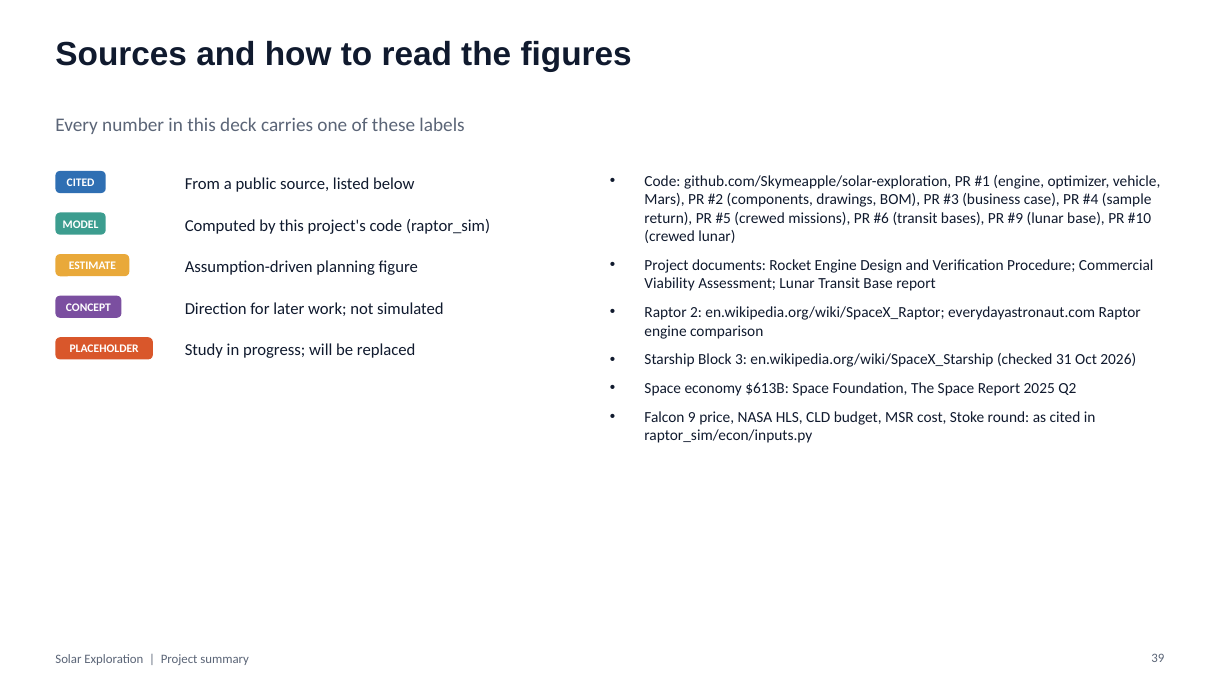
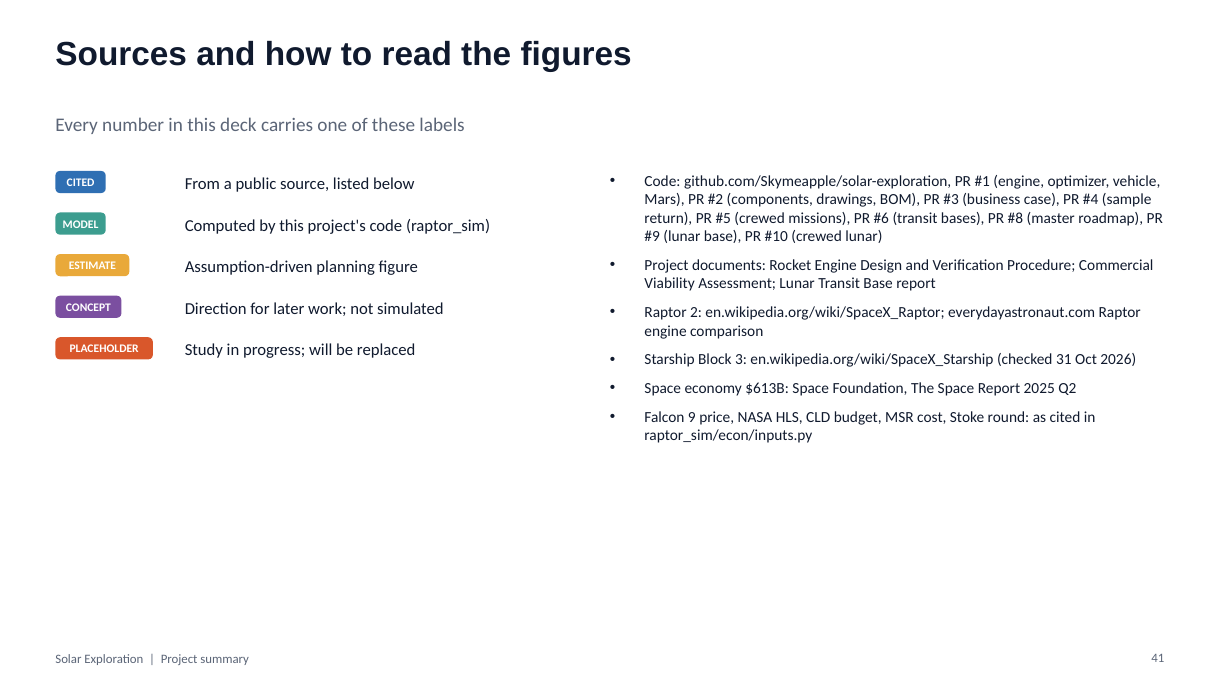
Before and after one commit to Skymeapple/solar-exploration, a slide deck: slide 41 of presentation/Solar_Exploration_Project_Summary.pptx (slide 39 before the commit). Drawn at 1232x693 pixels with LibreOffice and Linux fonts; fonts in the diff are those of the drawing. Boxes give left, top, right and bottom in pixels: in the first picture for what was removed or moved away, otherwise in the second. Text is boxed around its words. In the diff, an @@ line names an element or a change of style, - is before the commit and + after.

```diff
--- a/presentation/Solar_Exploration_Project_Summary.pptx
+++ b/presentation/Solar_Exploration_Project_Summary.pptx
@@ text at bbox=[644, 175, 1163, 243]: text changed @@
-• Code: github.com/Skymeapple/solar-exploration, PR #1 (engine, optimizer, vehicle, Mars), PR #2 (components, drawings, BOM), PR #3 (business case), PR #4 (sample return), PR #5 (crewed missions), PR #6 (transit bases), PR #9 (lunar base), PR #10 (crewed lunar)
+• Code: github.com/Skymeapple/solar-exploration, PR #1 (engine, optimizer, vehicle, Mars), PR #2 (components, drawings, BOM), PR #3 (business case), PR #4 (sample return), PR #5 (crewed missions), PR #6 (transit bases), PR #8 (master roadmap), PR #9 (lunar base), PR #10 (crewed lunar)
@@ page number at bbox=[1151, 654, 1164, 662]: text changed @@
-39
+41
```
Also in this commit, not shown: 15 other slides changed, 2 slides added, 1 other file.
